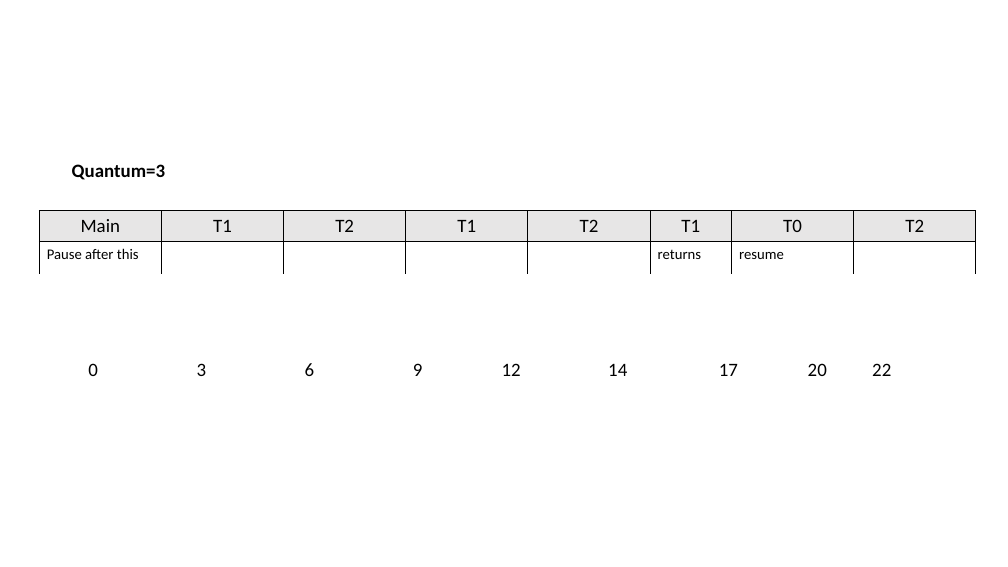
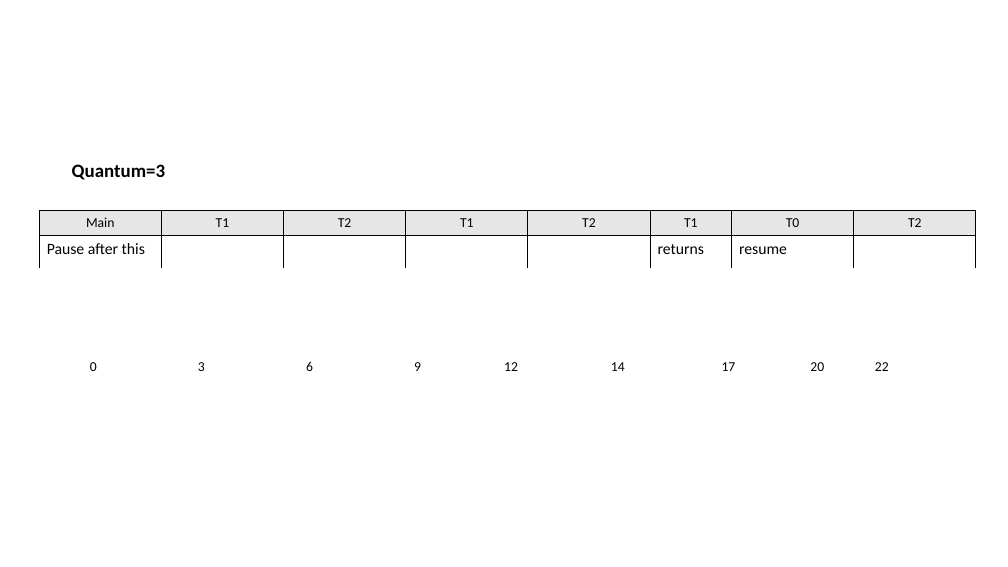
Before and after one commit to Suuuuuzy/run_JSCPG, a slide deck: slide 15 of graphs.pptx. Drawn at 1008x567 pixels with LibreOffice and Linux fonts; fonts in the diff are those of the drawing. Boxes give left, top, right and bottom in pixels: in the first picture for what was removed or moved away, otherwise in the second. Text is boxed around its words. In the diff, an @@ line names an element or a change of style, - is before the commit and + after.

```diff
--- a/graphs.pptx
+++ b/graphs.pptx
@@ table at box(39, 211, 979, 274) @@
@@ size 18 to 13 pt in "Main", "T1", "T2", "T1" and 4 more places @@
@@ size 14 to 15 pt in "Pause after this", "returns", "resume" @@
@@ table at box(39, 355, 901, 395) @@
@@ size 18 to 13 pt @@
```
Also in this commit, not shown: 9 other slides changed, 3 other files.
